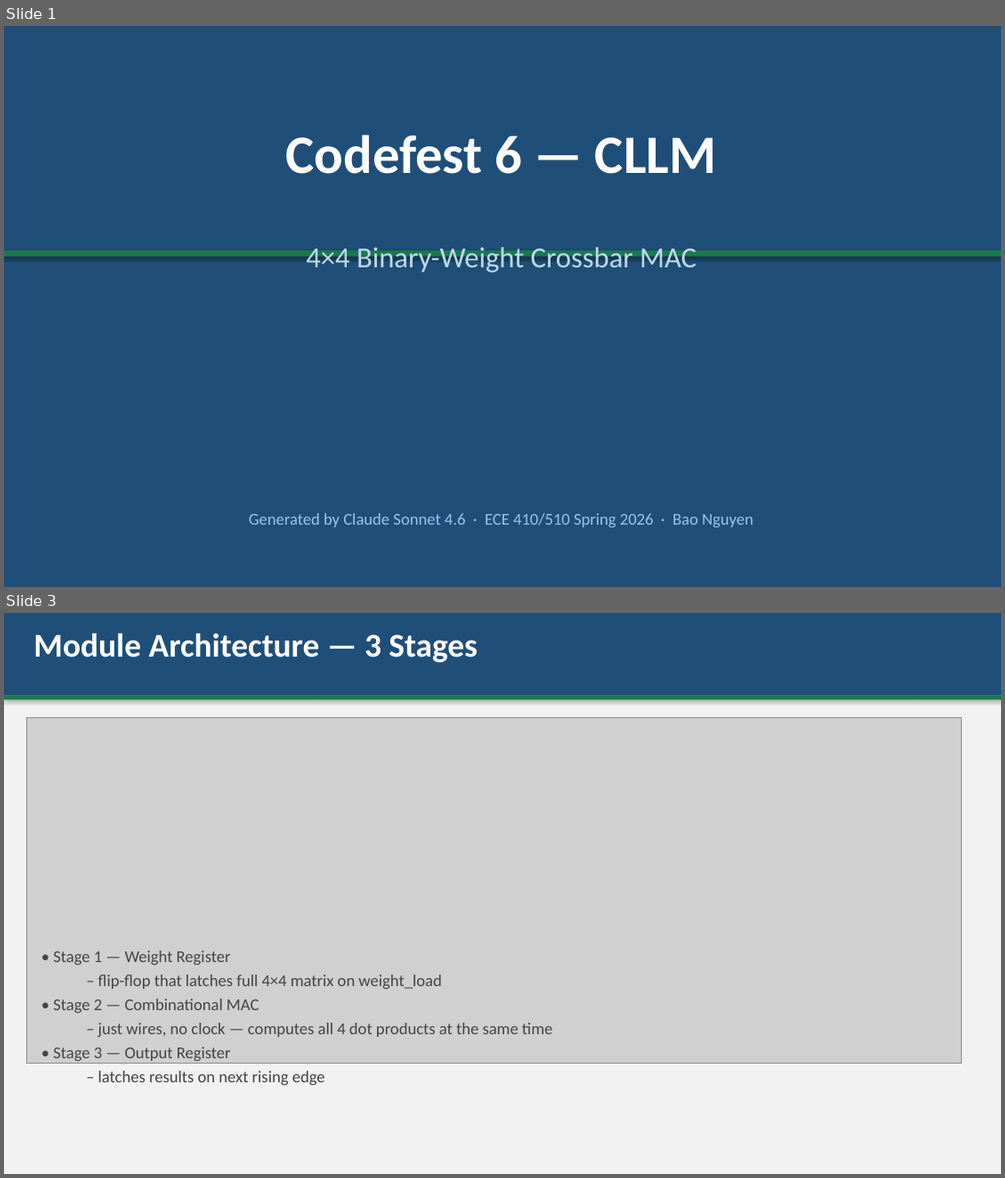
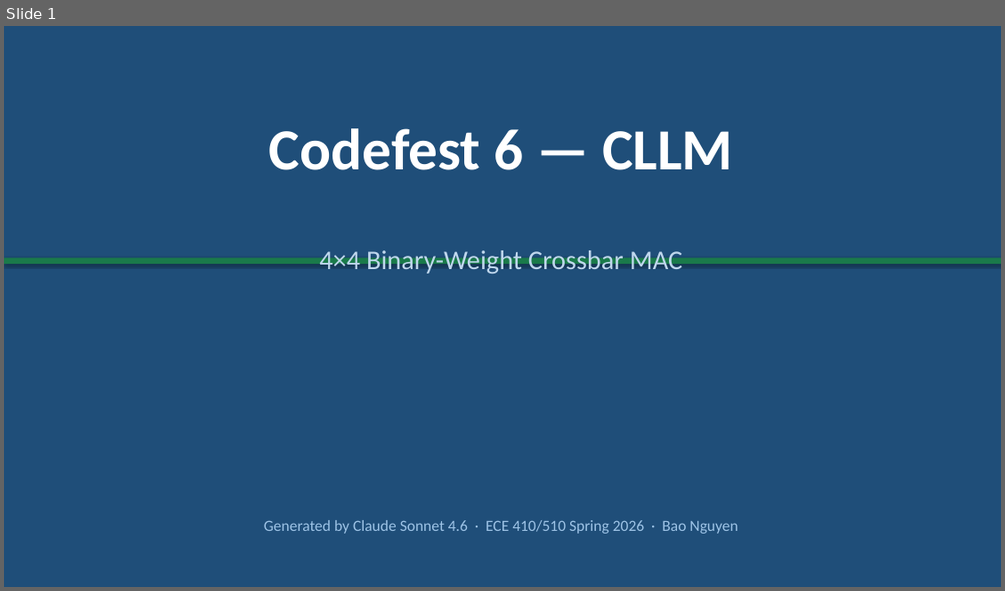
Before and after one commit to BaoPSU/ECE410-HW4AI, a slide deck: codefest/cf06/presentation/cf06_cllm_slides.pptx. Shown one above the other, each under a label of ours: slides 1 and 3 before the commit, slide 1 after it; the slides between them are not shown. The pictures are 1005x1178 and 1005x591 pixels, drawn with LibreOffice and Linux fonts; fonts in the diff are those of the drawing; grey boxes stand for pictures. Boxes give left, top, right and bottom in pixels: in the first picture for what was removed or moved away, otherwise in the second. Text is boxed around its words. In the diff, an @@ line names an element or a change of style, - is before the commit and + after.

```diff
--- a/codefest/cf06/presentation/cf06_cllm_slides.pptx
+++ b/codefest/cf06/presentation/cf06_cllm_slides.pptx
@@ slide 3 removed at [4,613,1001,1174], background #FFFFFF @@
@@ rectangle removed at [4,613,1001,1174] @@
@@ rectangle removed at [4,613,1001,695] @@
@@ text removed at [33,633,477,663] @@
-Module Architecture — 3 Stages
@@ rectangle removed at [4,695,1001,699] @@
@@ picture removed at [26,718,961,1063] @@
@@ text removed at [53,950,552,1085] @@
-• Stage 1 — Weight Register
-  – flip-flop that latches full 4×4 matrix on weight_load
-• Stage 2 — Combinational MAC
-  – just wires, no clock — computes all 4 dot products at the same time
-• Stage 3 — Output Register
-  – latches results on next rising edge
@@ slide 1 changed as well @@
@@ text "Codefest 6 — CLLM": place and size @@
-text "Codefest 6 — CLLM" at [286,135,716,174]
+text "Codefest 6 — CLLM" at [269,128,733,170]
@@ text "Codefest 6 — CLLM" at [269,128,733,170]: size 52 to 56 pt @@
@@ text "4×4 Binary-Weight Crossbar MAC" at [319,250,682,273]: size 28 to 26 pt @@
@@ rectangle: place and size @@
-rectangle at [4,250,1001,257]
+rectangle at [4,257,1001,264]
@@ text "Generated by Claude Sonnet 4.6 ...": place and size @@
-text "Generated by Claude Sonnet 4.6 ..." at [249,513,753,527]
+text "Generated by Claude Sonnet 4.6 ..." at [264,520,737,533]
@@ text "Generated by Claude Sonnet 4.6 ..." at [264,520,737,533]: size 16 to 15 pt @@
```
Also in this commit, not shown: 3 other slides changed, 3 slides added, 3 other slides removed, 1 other file.
